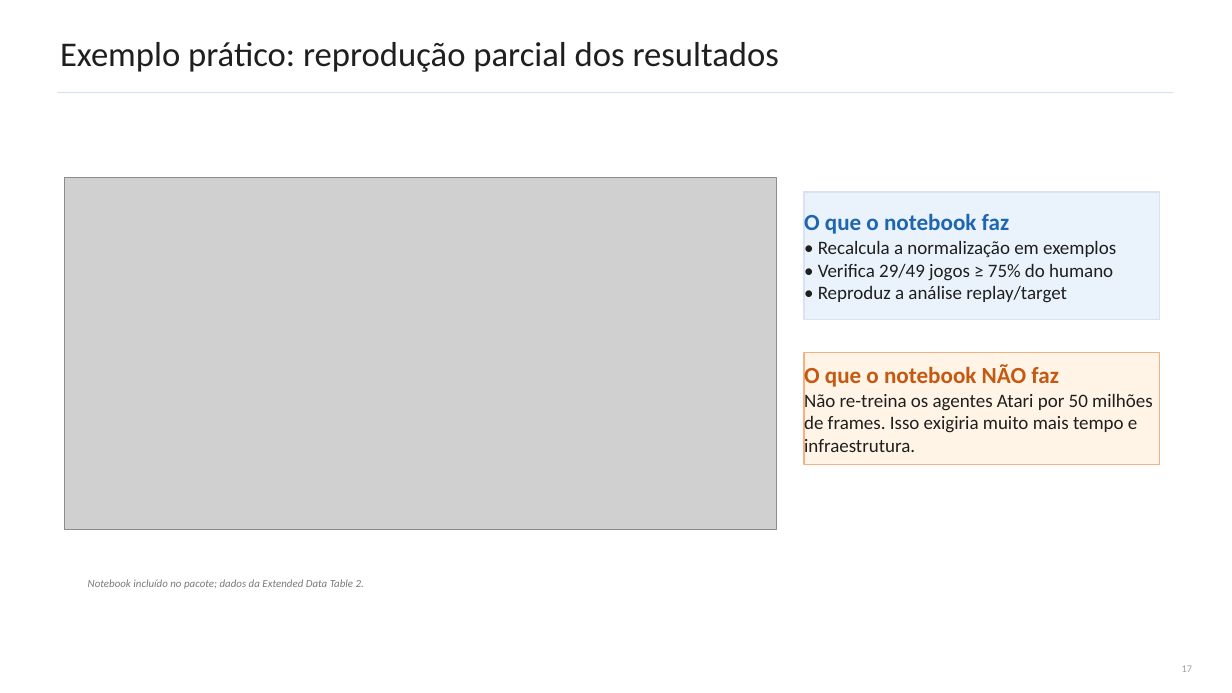
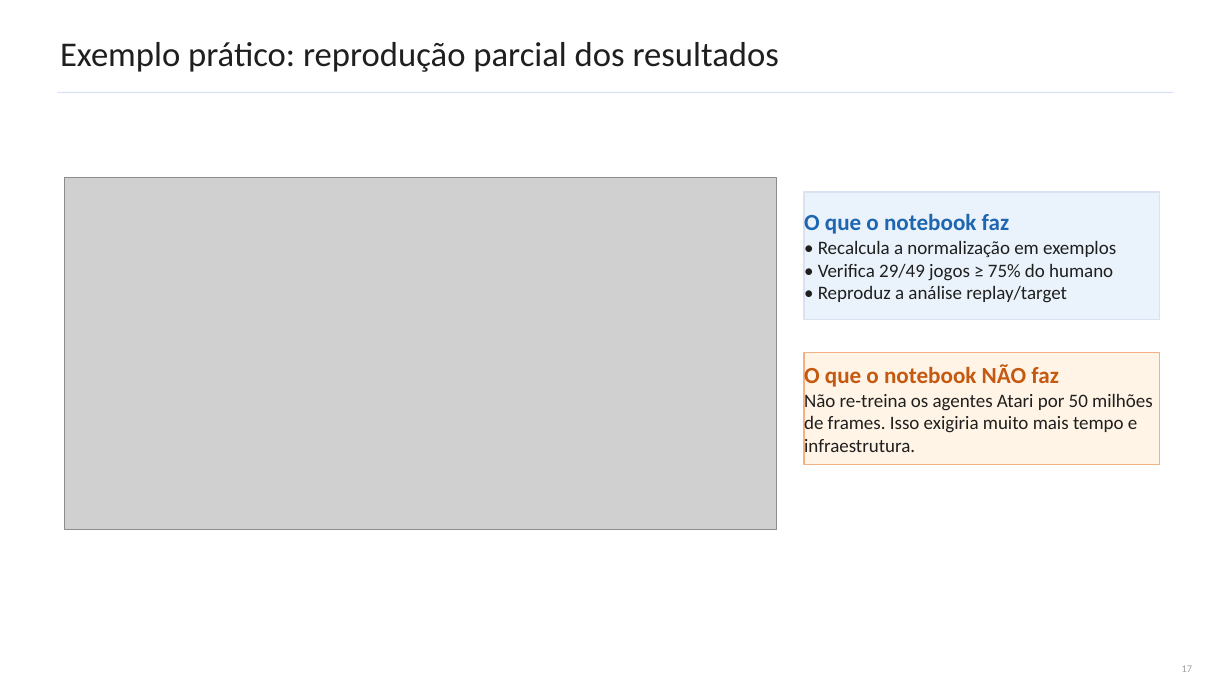
Before and after one commit to joao-roberto-mestrado/TP558, a slide deck: slide 17 of 2°Seminario_Human-level control through deep reinforcement learning/TP558_Seminario_DQN_Mnih2015.pptx. Drawn at 1232x693 pixels with LibreOffice and Linux fonts; fonts in the diff are those of the drawing; grey boxes stand for pictures. Boxes give left, top, right and bottom in pixels: in the first picture for what was removed or moved away, otherwise in the second. Text is boxed around its words. In the diff, an @@ line names an element or a change of style, - is before the commit and + after.

Commit message:
2° seminário

```diff
--- a/2°Seminario_Human-level control through deep reinforcement learning/TP558_Seminario_DQN_Mnih2015.pptx
+++ b/2°Seminario_Human-level control through deep reinforcement learning/TP558_Seminario_DQN_Mnih2015.pptx
@@ text removed at <box>88,579,364,589</box> @@
-Notebook incluído no pacote; dados da Extended Data Table 2.
```
